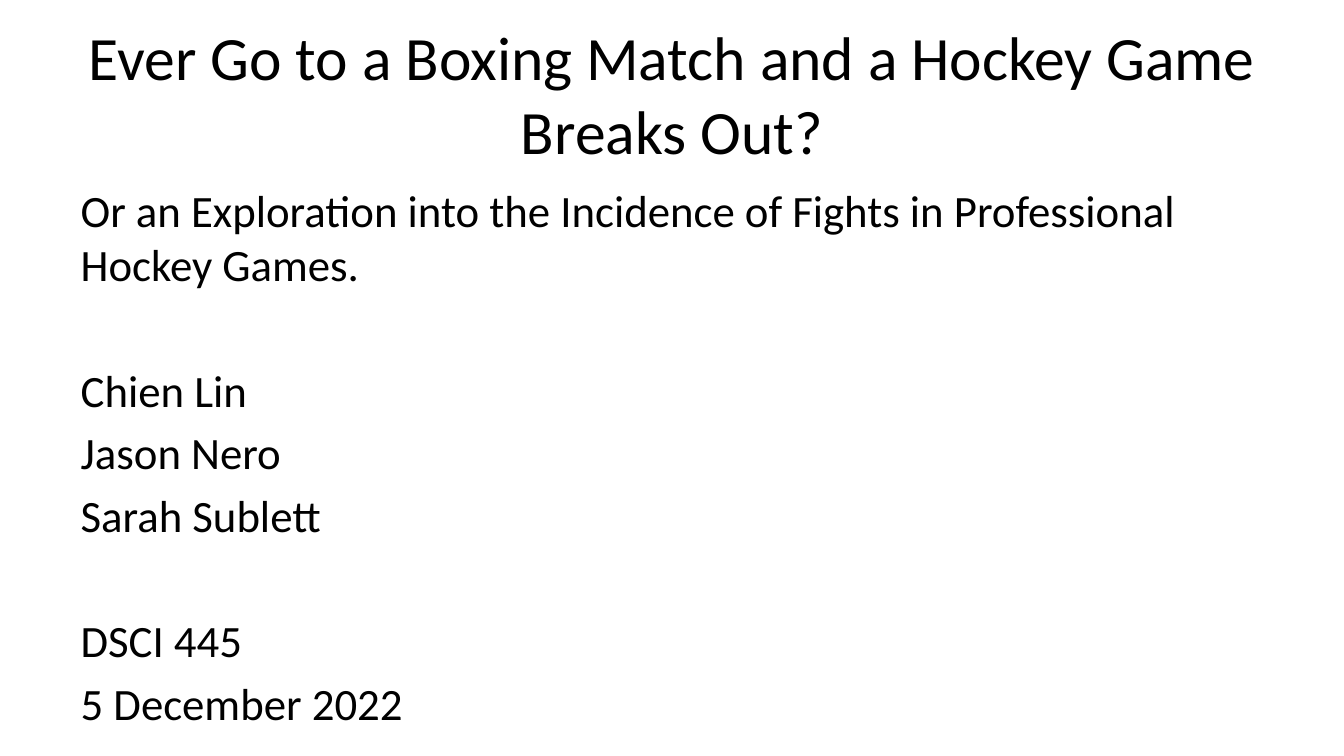
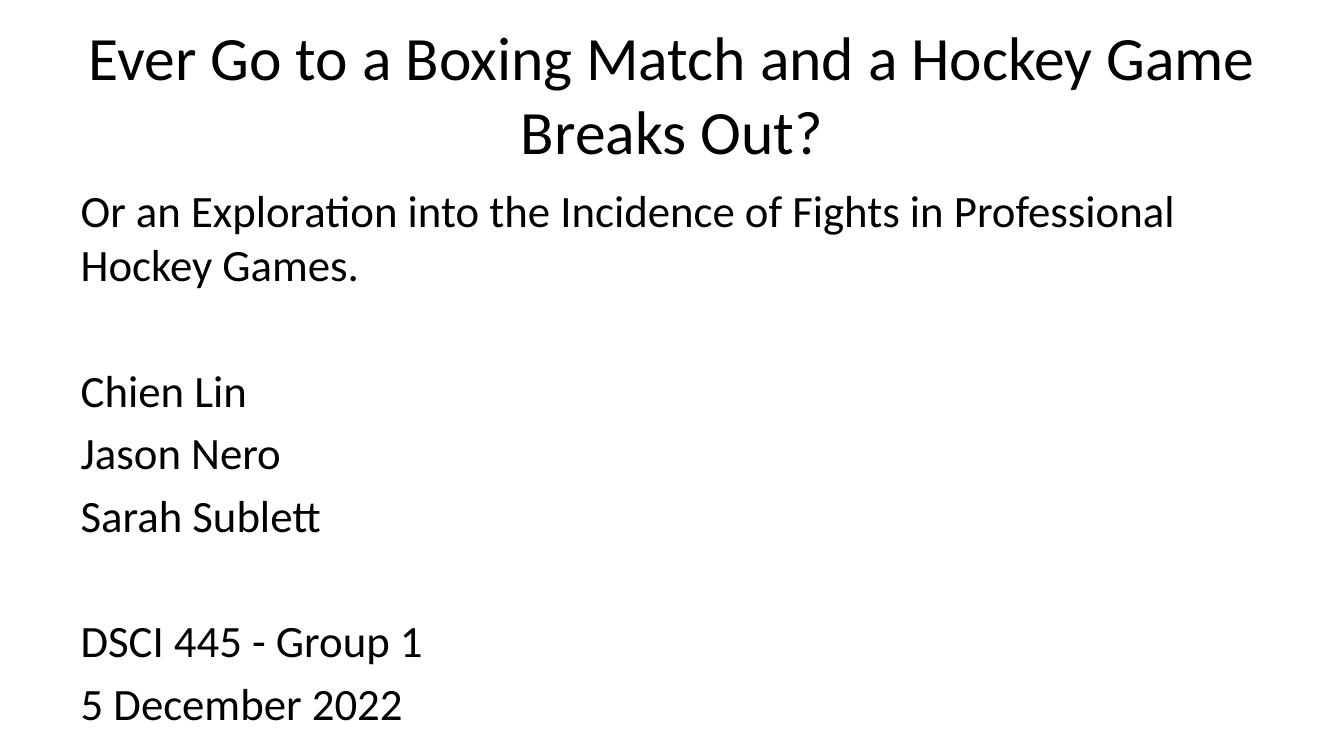
Before and after one commit to jason-nero/project-1, a slide deck: slide 2 of TermProject_Presentationv3.pptx. Drawn at 1344x756 pixels with LibreOffice and Linux fonts; fonts in the diff are those of the drawing. Boxes give left, top, right and bottom in pixels: in the first picture for what was removed or moved away, otherwise in the second. Text is boxed around its words. In the diff, an @@ line names an element or a change of style, - is before the commit and + after.

```diff
--- a/TermProject_Presentationv3.pptx
+++ b/TermProject_Presentationv3.pptx
@@ text at <box>81,628,423,665</box>: text changed @@
-DSCI 445
+DSCI 445 - Group 1
```
Also in this commit, not shown: 4 other slides changed, 1 other file.
